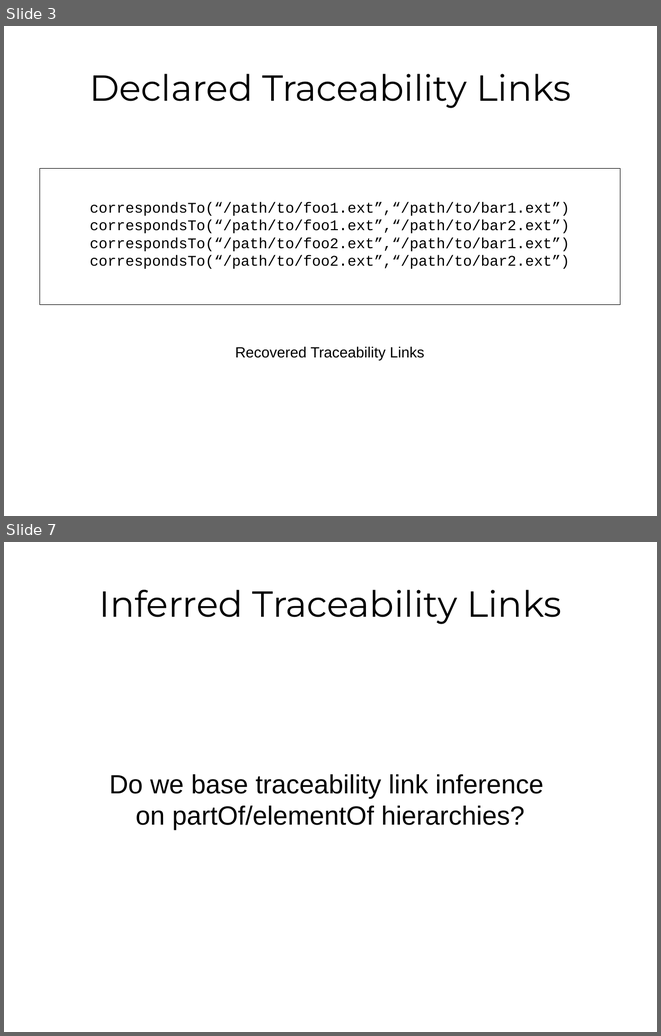
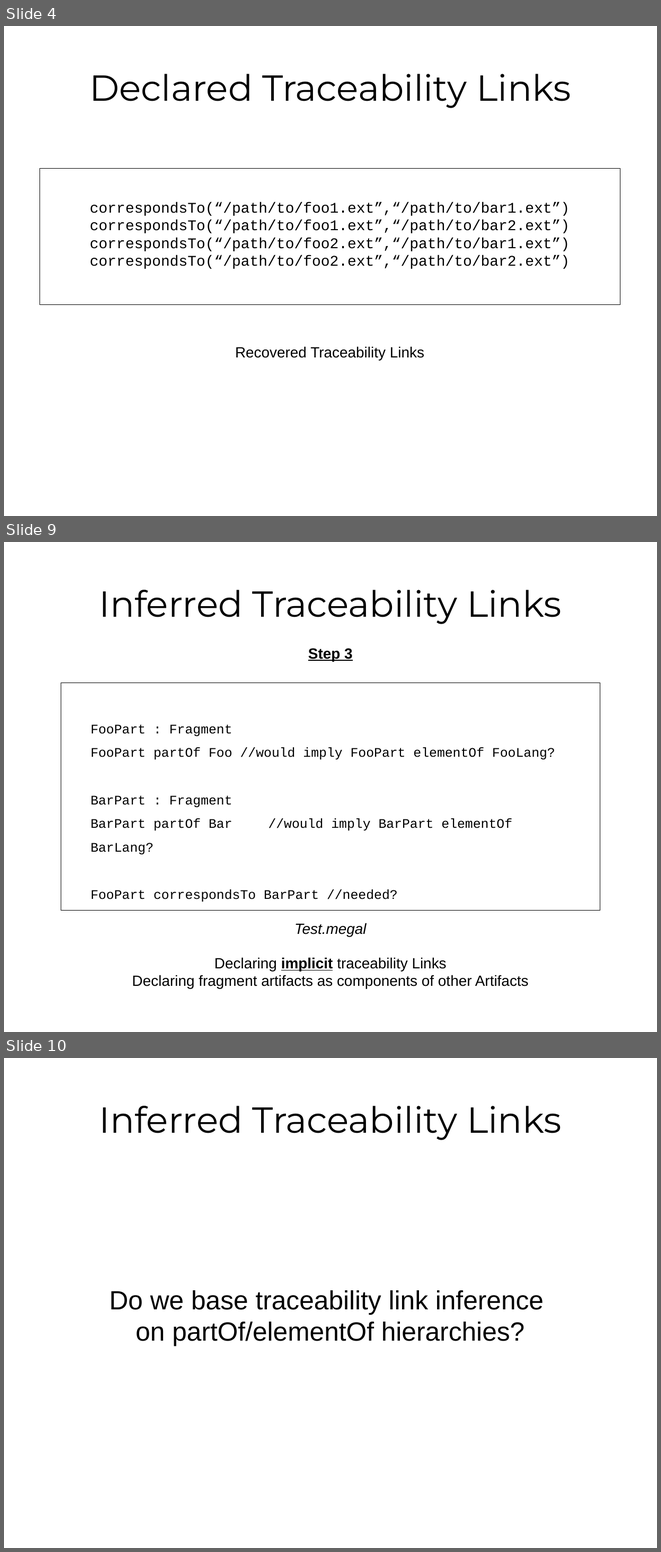
Before and after one commit to hayasam/megal-traceability, a slide deck: notes/meeting-2015-03-31-traceability-link-recovery.odp. Shown one above the other, each under a label of ours: slides 3 and 7 before the commit, slides 4, 9 and 10 after it; the slides between them are not shown. The pictures are 661x1036 and 661x1552 pixels, drawn with LibreOffice and Linux fonts; fonts in the diff are those of the drawing. Boxes give left, top, right and bottom in pixels: in the first picture for what was removed or moved away, otherwise in the second. Text is boxed around its words. In the diff, an @@ line names an element or a change of style, - is before the commit and + after.

```diff
--- a/notes/meeting-2015-03-31-traceability-link-recovery.odp
+++ b/notes/meeting-2015-03-31-traceability-link-recovery.odp
@@ slide 9 added at [4,542,657,1032], background #FFFFFF @@
@@ title added at [99,590,561,624], 44 pt, text #000000 @@
+Inferred Traceability Links
@@ text added at [308,648,353,661], 18 pt, text #000000, bold, underline @@
+Step 3
@@ rectangle added at [61,683,600,910], outline #000000 0 pt, 16 pt, text #000000 @@
+FooPart : Fragment
+FooPart partOf Foo //would imply FooPart elementOf FooLang?
+BarPart : Fragment
+BarPart partOf Bar //would imply BarPart elementOf BarLang?
+FooPart correspondsTo BarPart //needed?
@@ text added at [294,923,367,936], 18 pt, text #000000, italic @@
+Test.megal
@@ text added at [132,957,529,989], 18 pt, text #000000 @@
+Declaring implicit traceability Links
+Declaring fragment artifacts as components of other Artifacts
@@ what was slide 3 is now slide 4 @@
@@ what was slide 7 is now slide 10 @@
```
Also in this commit, not shown: 3 slides changed, 2 other slides added, 1 other file.
